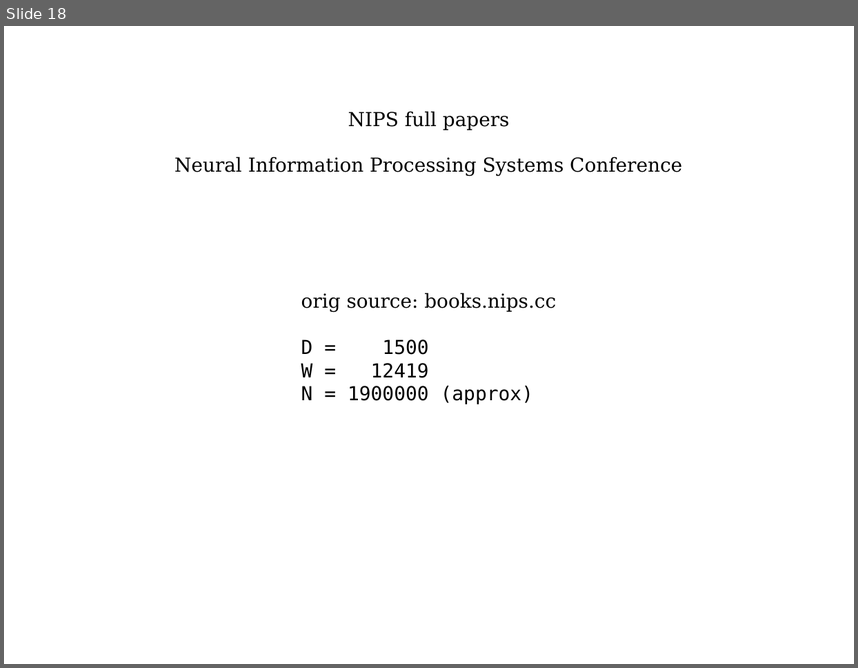
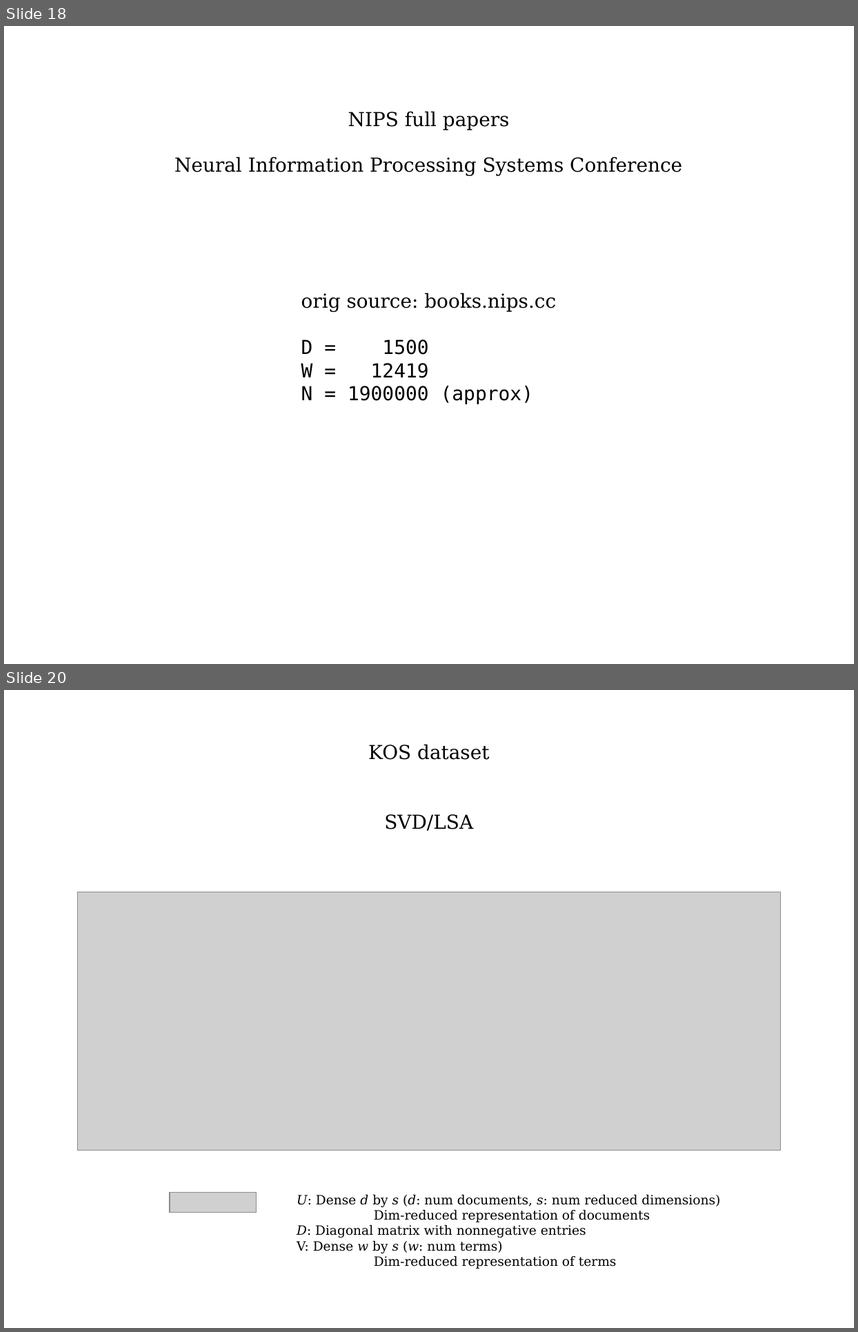
Before and after one commit to vitalv/doc-clustering-topic-modeling, a slide deck: doc-clustering-topic-modeling.odp. Shown one above the other, each under a label of ours: slide 18 before the commit, slides 18 and 20 after it; the slides between them are not shown. The pictures are 858x668 and 858x1332 pixels, drawn with LibreOffice and Linux fonts; fonts in the diff are those of the drawing; grey boxes stand for pictures. Boxes give left, top, right and bottom in pixels: in the first picture for what was removed or moved away, otherwise in the second. Text is boxed around its words. In the diff, an @@ line names an element or a change of style, - is before the commit and + after.

```diff
--- a/doc-clustering-topic-modeling.odp
+++ b/doc-clustering-topic-modeling.odp
@@ slide 20 added at [4, 690, 854, 1328], background #FFFFFF @@
@@ text added at [368, 744, 489, 760], 18 pt, text #000000 @@
+KOS dataset
@@ text added at [384, 814, 473, 831], 18 pt, text #000000 @@
+SVD/LSA
@@ picture added at [77, 892, 781, 1150] @@
@@ picture added at [170, 1192, 257, 1212] @@
@@ text added at [297, 1194, 720, 1268], 12 pt, text #000000 @@
+U: Dense d by s (d: num documents, s: num reduced dimensions)
+Dim-reduced representation of documents
+D: Diagonal matrix with nonnegative entries
+V: Dense w by s (w: num terms)
+Dim-reduced representation of terms
```
Also in this commit, not shown: 5 slides changed, 3 other slides added, 1 slide removed, 3 other files.
